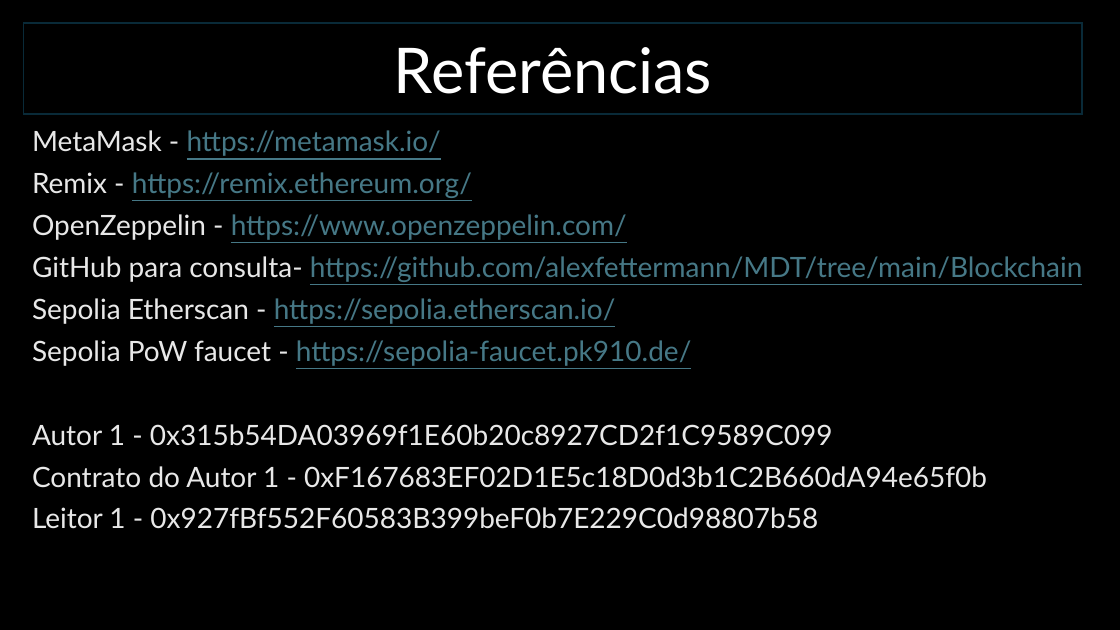
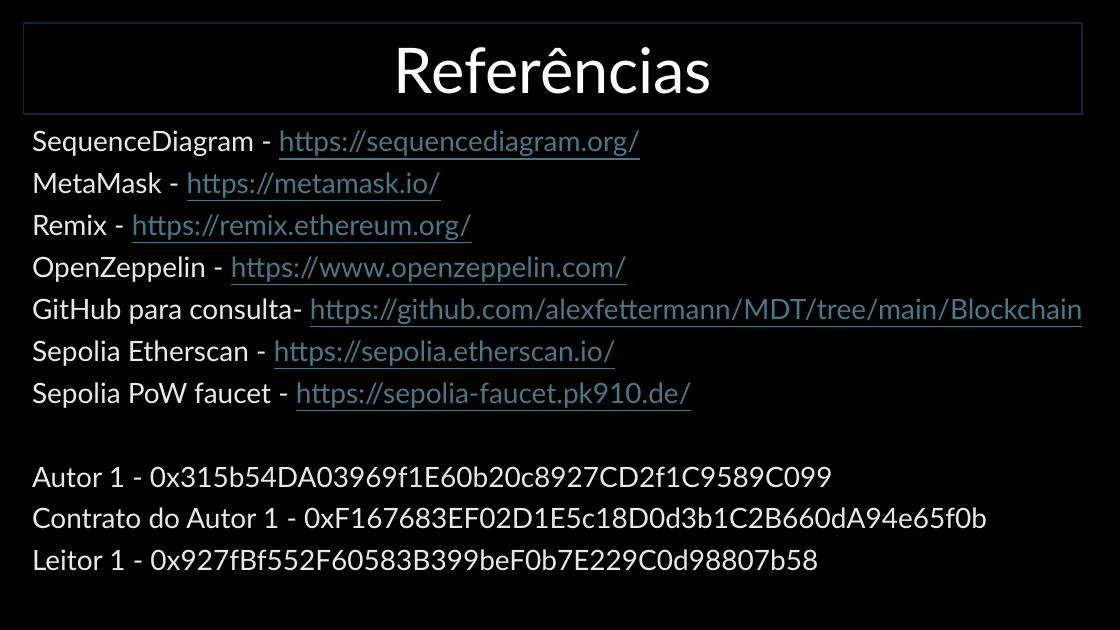
Before and after one commit to alexfettermann/MDT, a slide deck: slide 8 of Blockchain/MDT BlockChain.pptx. Drawn at 1120x630 pixels with LibreOffice and Linux fonts; fonts in the diff are those of the drawing. Boxes give left, top, right and bottom in pixels: in the first picture for what was removed or moved away, otherwise in the second. Text is boxed around its words. In the diff, an @@ line names an element or a change of style, - is before the commit and + after.

```diff
--- a/Blockchain/MDT BlockChain.pptx
+++ b/Blockchain/MDT BlockChain.pptx
@@ subtitle at (32, 130, 640, 156): paragraph added @@
+SequenceDiagram - https://sequencediagram.org/
```
